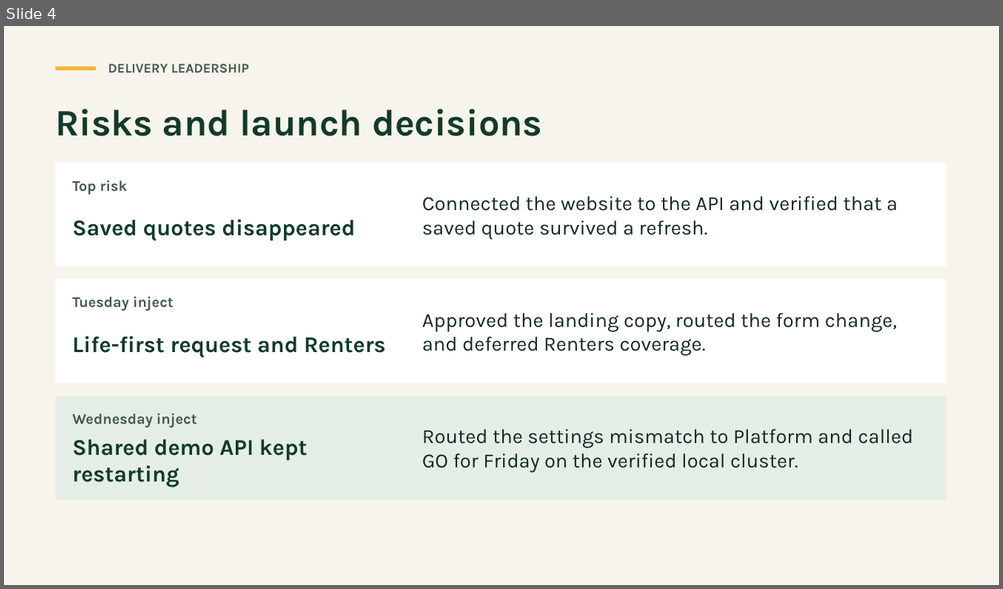
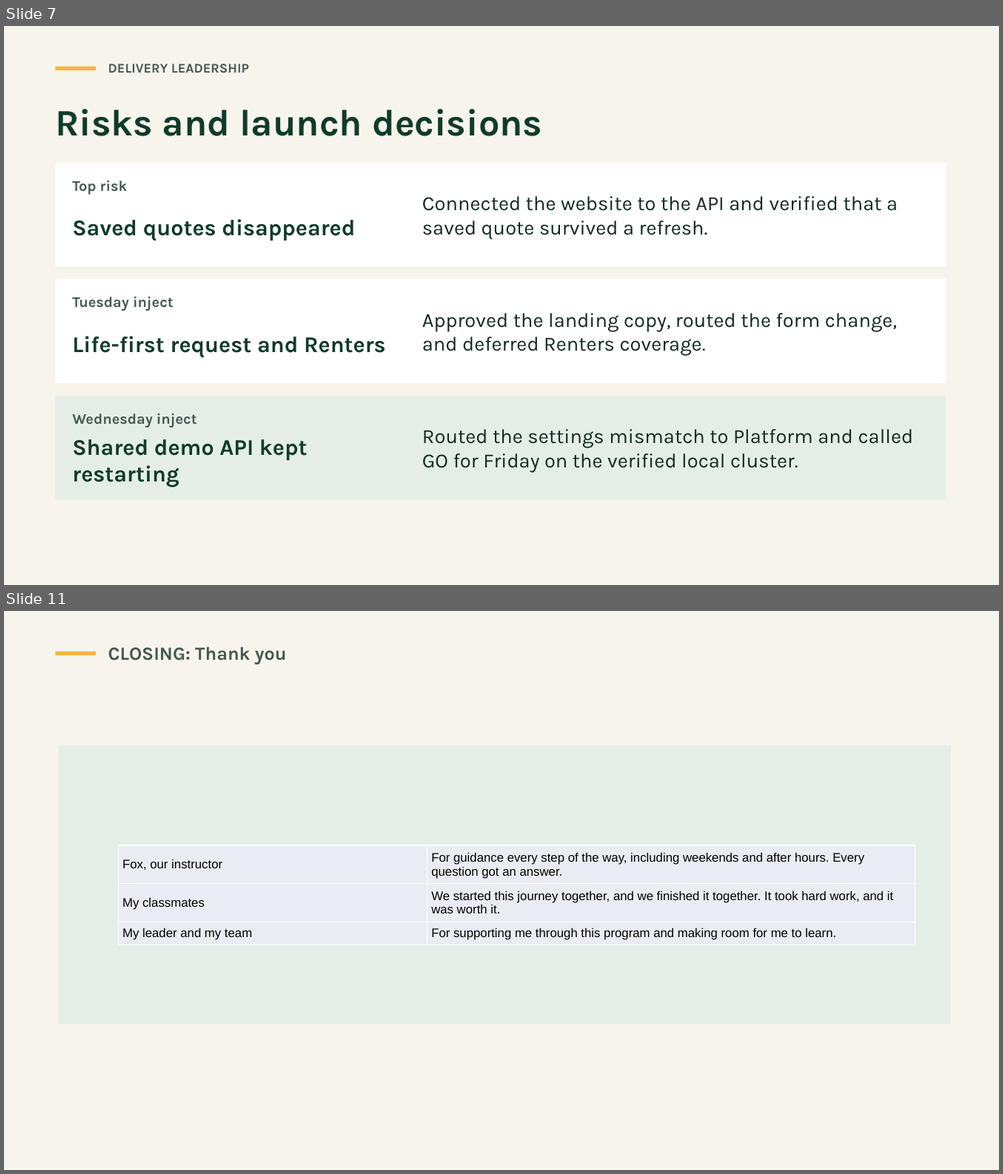
Before and after one commit to asc1-student09/evergreen-quote-launch, a slide deck: delivery-leadership-package/Evergreen_Quote_Showcase.pptx. Shown one above the other, each under a label of ours: slide 4 before the commit, slides 7 and 11 after it; the slides between them are not shown. The pictures are 1003x589 and 1003x1174 pixels, drawn with LibreOffice and Linux fonts; fonts in the diff are those of the drawing. Boxes give left, top, right and bottom in pixels: in the first picture for what was removed or moved away, otherwise in the second. Text is boxed around its words. In the diff, an @@ line names an element or a change of style, - is before the commit and + after.

```diff
--- a/delivery-leadership-package/Evergreen_Quote_Showcase.pptx
+++ b/delivery-leadership-package/Evergreen_Quote_Showcase.pptx
@@ slide 11 added at bbox=[4, 611, 999, 1170], background #F7F4EB @@
@@ rectangle added at bbox=[56, 651, 96, 655], fill #F4B63E @@
@@ text added at bbox=[108, 647, 287, 665], 18 pt, text #435950, bold @@
+CLOSING: Thank you
@@ rectangle added at bbox=[59, 745, 950, 1025], fill #E5EEE6 @@
@@ table added at bbox=[118, 846, 914, 945], 3 rows, 2 columns @@
+Fox, our instructor | For guidance every step of the way, including weekends and after hours. Every question got an answer.
+My classmates | We started this journey together, and we finished it together. It took hard work, and it was worth it.
+My leader and my team | For supporting me through this program and making room for me to learn.
@@ what was slide 4 is now slide 7 @@
```
Also in this commit, not shown: 8 slides changed.
